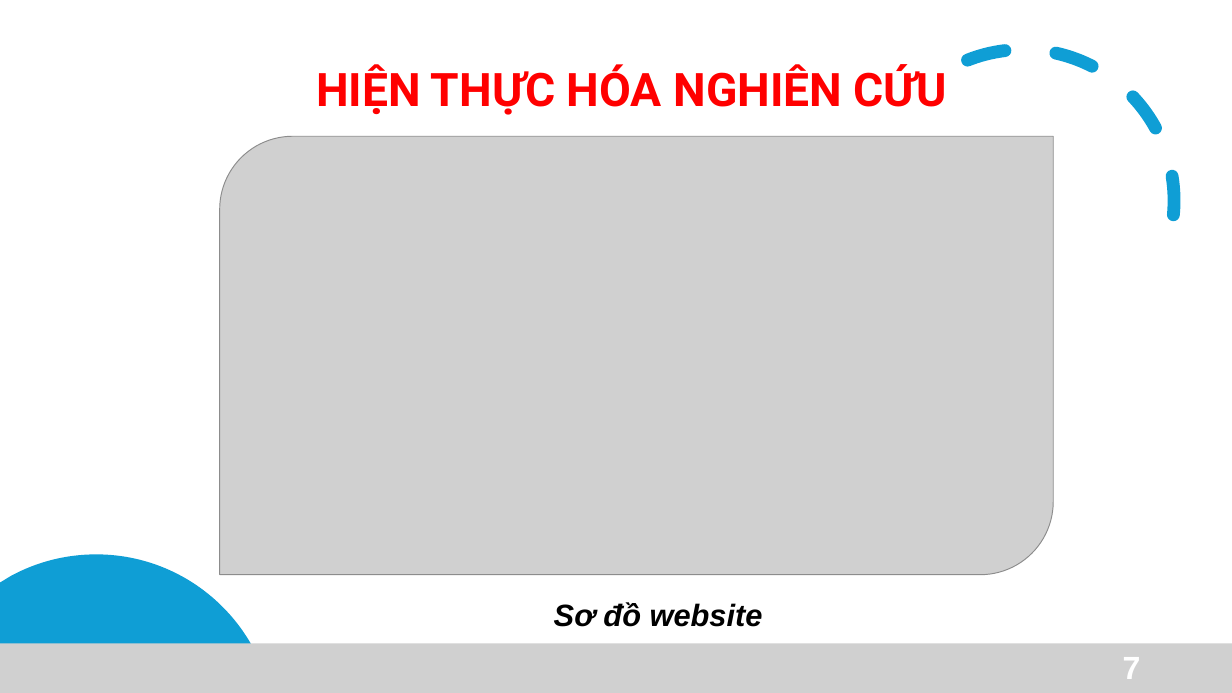
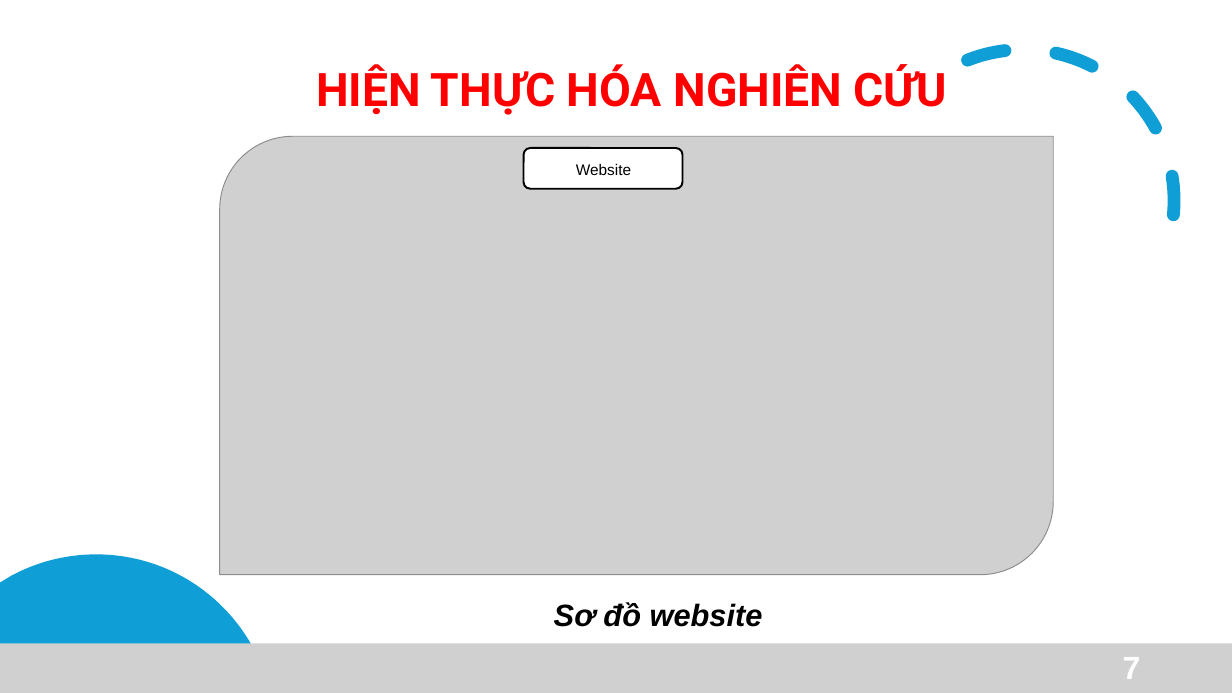
Before and after one commit to nguyenhuuluan1702/cn-da21ttc-nguyenhuuluan-shopdacsan-laravel, a slide deck: slide 8 of thesis/abs/Slide Báo Cáo CN.pptx. Drawn at 1232x693 pixels with LibreOffice and Linux fonts; fonts in the diff are those of the drawing; grey boxes stand for pictures. Boxes give left, top, right and bottom in pixels: in the first picture for what was removed or moved away, otherwise in the second. Text is boxed around its words. In the diff, an @@ line names an element or a change of style, - is before the commit and + after.

```diff
--- a/thesis/abs/Slide Báo Cáo CN.pptx
+++ b/thesis/abs/Slide Báo Cáo CN.pptx
@@ rounded rectangle added at (524, 148, 683, 189), fill #FFFFFF, outline #000000 1.5 pt @@
@@ text added at (576, 164, 631, 175), 12 pt, text #000000 @@
+Website
```
Also in this commit, not shown: 1 other slide changed, 2 other files.
